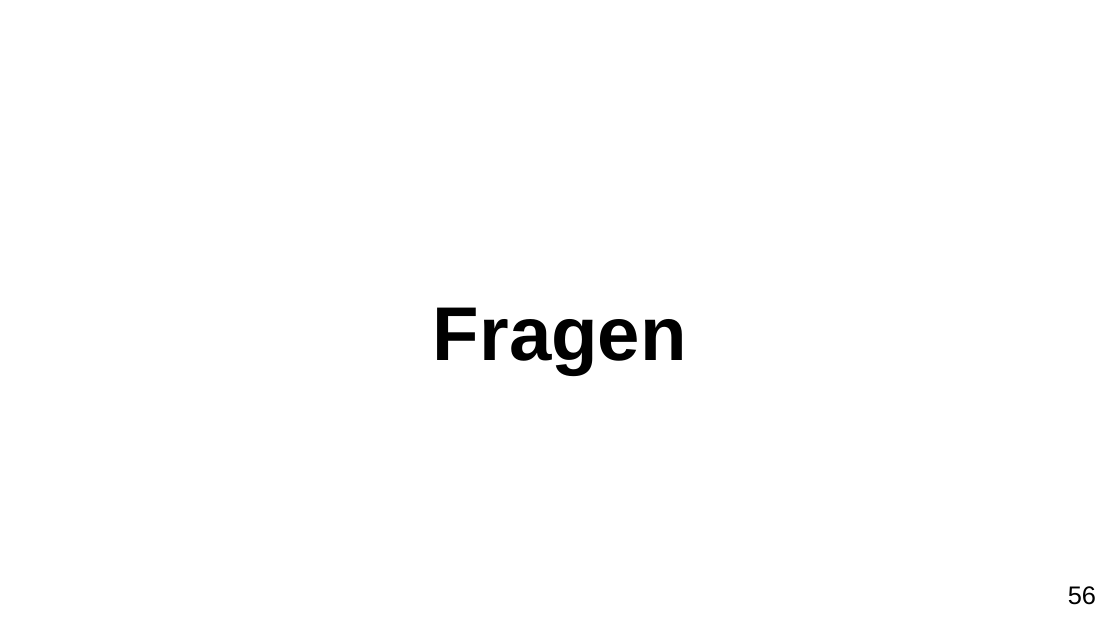
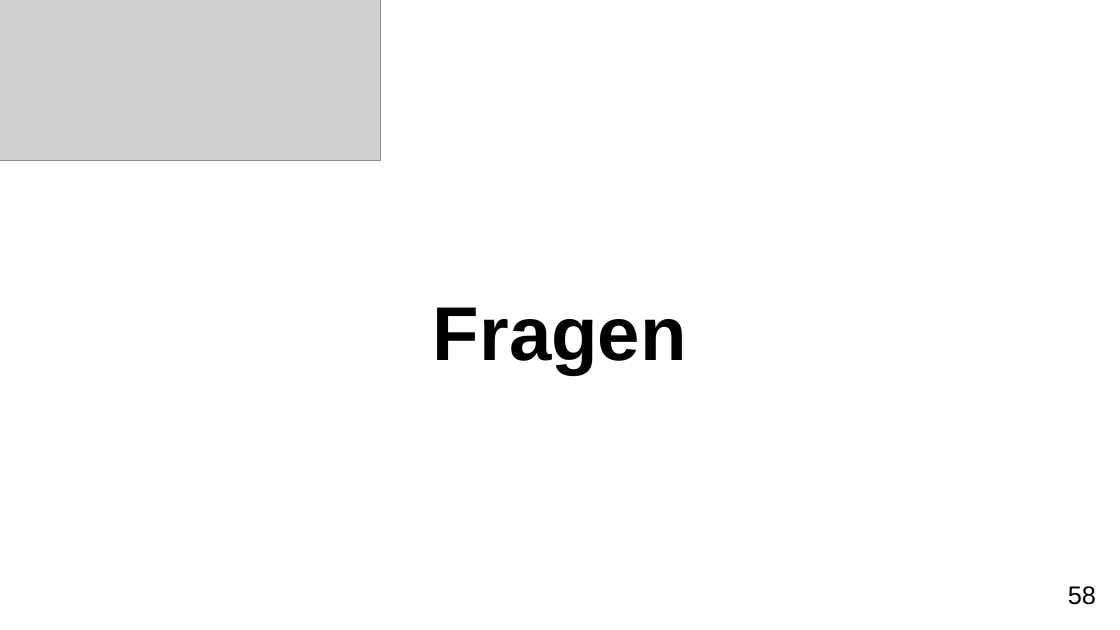
Before and after one commit to FXJackAll/Masterarbeit_Code, a slide deck: slide 58 of Masterarbeit_Verteidigung/Masterarbeit_Verteidigung.odp (slide 56 before the commit). Drawn at 1120x630 pixels with LibreOffice and Linux fonts; fonts in the diff are those of the drawing; grey boxes stand for pictures; background and template pictures are left out. Boxes give left, top, right and bottom in pixels: in the first picture for what was removed or moved away, otherwise in the second. Text is boxed around its words. In the diff, an @@ line names an element or a change of style, - is before the commit and + after.

```diff
--- a/Masterarbeit_Verteidigung/Masterarbeit_Verteidigung.odp
+++ b/Masterarbeit_Verteidigung/Masterarbeit_Verteidigung.odp
@@ picture added at bbox=[0, 0, 381, 161] @@
@@ page number at bbox=[1068, 586, 1096, 605]: text changed @@
-56
+58
```
Also in this commit, not shown: 4 other slides changed, 4 slides added, 2 slides removed, 13 other files.
